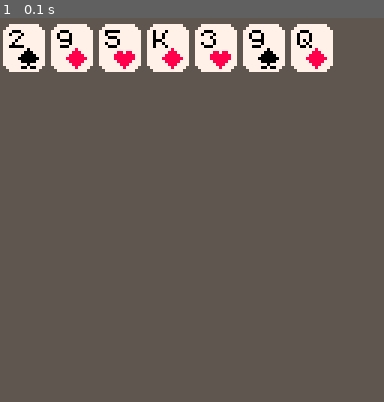
Above: before the commit, frame 1.
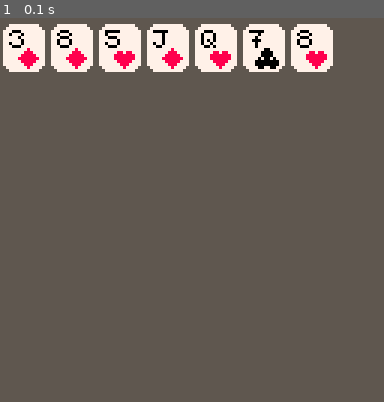
Above: after the commit, the same moment.

Repository: ReidLarson/Klondike
Game: PICO-8 cartridge klondike.p8
Two runs of this game, one before a commit and one after it. Both use one fixed random seed, a clock stepped at 60 frames per second and the inputs below.
Inputs:
- Up to frame 1 (0.1 s): no input

The runs differ from the first frame. In frame 1, 0.7% of the frame differs, in the area x 2-86%, y 3-14%.

Commit message:
Fixed Shuffle() index error

Diff:
--- a/klondike.p8
+++ b/klondike.p8
@@ -1,11 +1,8 @@
 pico-8 cartridge // http://www.pico-8.com
 version 18
 __lua__
-deck={}
-
 function _init()
-	createdeck()
-	shuffle()
+ newgame()
 end
 
 function _update()
@@ -15,11 +12,28 @@
  cls()
  rectfill(0,0,128,128,5)
  for i=1,7 do
-  local isfaceup = flr(rnd(2)) > 0
-  --deck[i].isfaceup = isfaceup
-  deck[i].isfaceup = true
-  rendercard(deck[i],(i-1)*16,2)
+  stock[i].isfaceup = true
+  rendercard(stock[i],(i-1)*16,2)
  end
+end
+
+function newgame()
+	stock={}
+	waste={}
+	tableau1={}
+	tableau2={}
+	tableau3={}
+	tableau4={}
+	tableau5={}
+	tableau6={}
+	tableau7={}
+	foundation1={}
+	foundation2={}
+	foundation3={}
+	foundation4={}
+
+	stock=createdeck(stock)
+	stock=shuffle(stock)
 end
 
 --createcard
@@ -28,38 +42,36 @@
  card.suit = suit
  card.rank = rank
  card.isfaceup = false
- card.loc = "deck"
  return card
 end
 
 --generates a deck of 52 cards
-function createdeck()
+function createdeck(deck)
 	for i=1,4 do
 		for j=1,13 do
 			add(deck,createcard(i,j))
 		end
 	end
+	return deck
 end
 
 --shuffle deck
-function shuffle()
+function shuffle(deck)
  local shuffled = {}
- --print(rnd(#deck+1))
  while(#deck > 0) do
-  local card = deck[flr(rnd(#deck+1))]
+  local card = deck[flr(rnd(#deck))+1]
   add(shuffled,card)
   del(deck,card)
   shuffled[#shuffled].isfaceup = false
-  shuffled[#shuffled].loc = "deck"
  end
- deck = shuffled
+ return shuffled
 end
 
 function rendercard(card,x,y)
 	palt(0,false)
 	palt(15,true)
 	if card.isfaceup then
-	 --card back
+	 --card background
 	 spr(14,x,y)
 	 spr(15,x+8,y)
 	 spr(30,x,y+8)
@@ -67,13 +79,12 @@
 
 	 spr(card.suit+20,x+5,y+8)
 	 spr(card.rank,x+1,y+1)
-	else
+	else --just card back
 	 spr(46,x,y)
 	 spr(47,x+8,y)
 	 spr(62,x,y+8)
 	 spr(63,x+8,y+8)
 	end
-
  palt()
 end
 __gfx__
